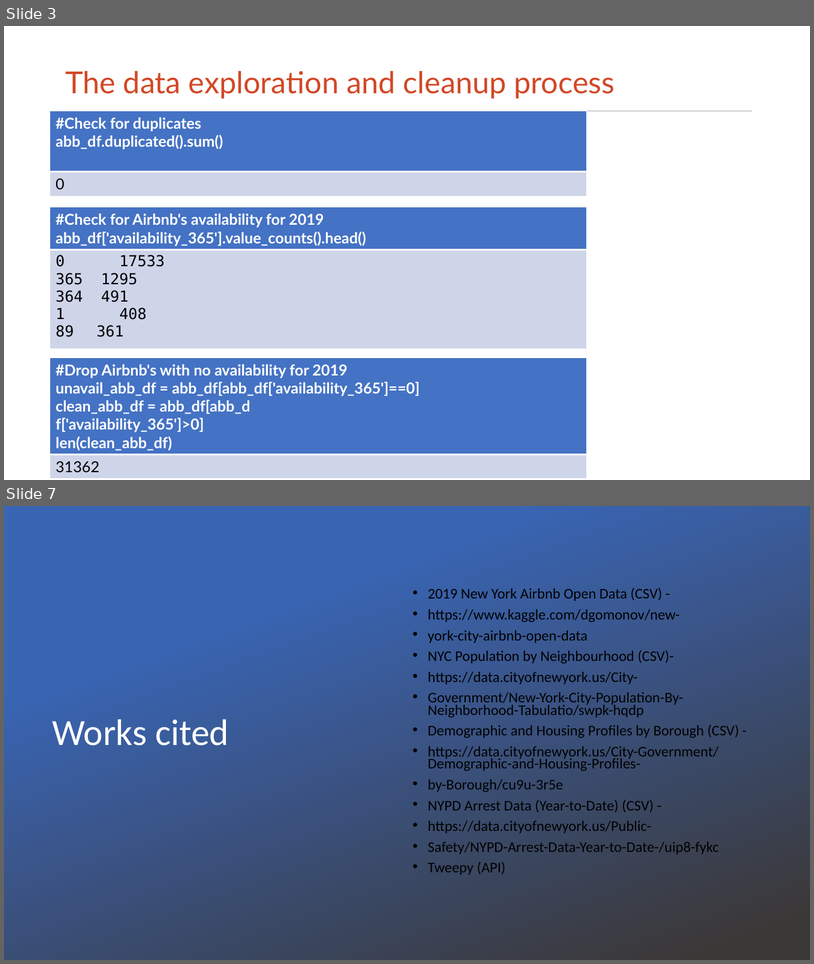
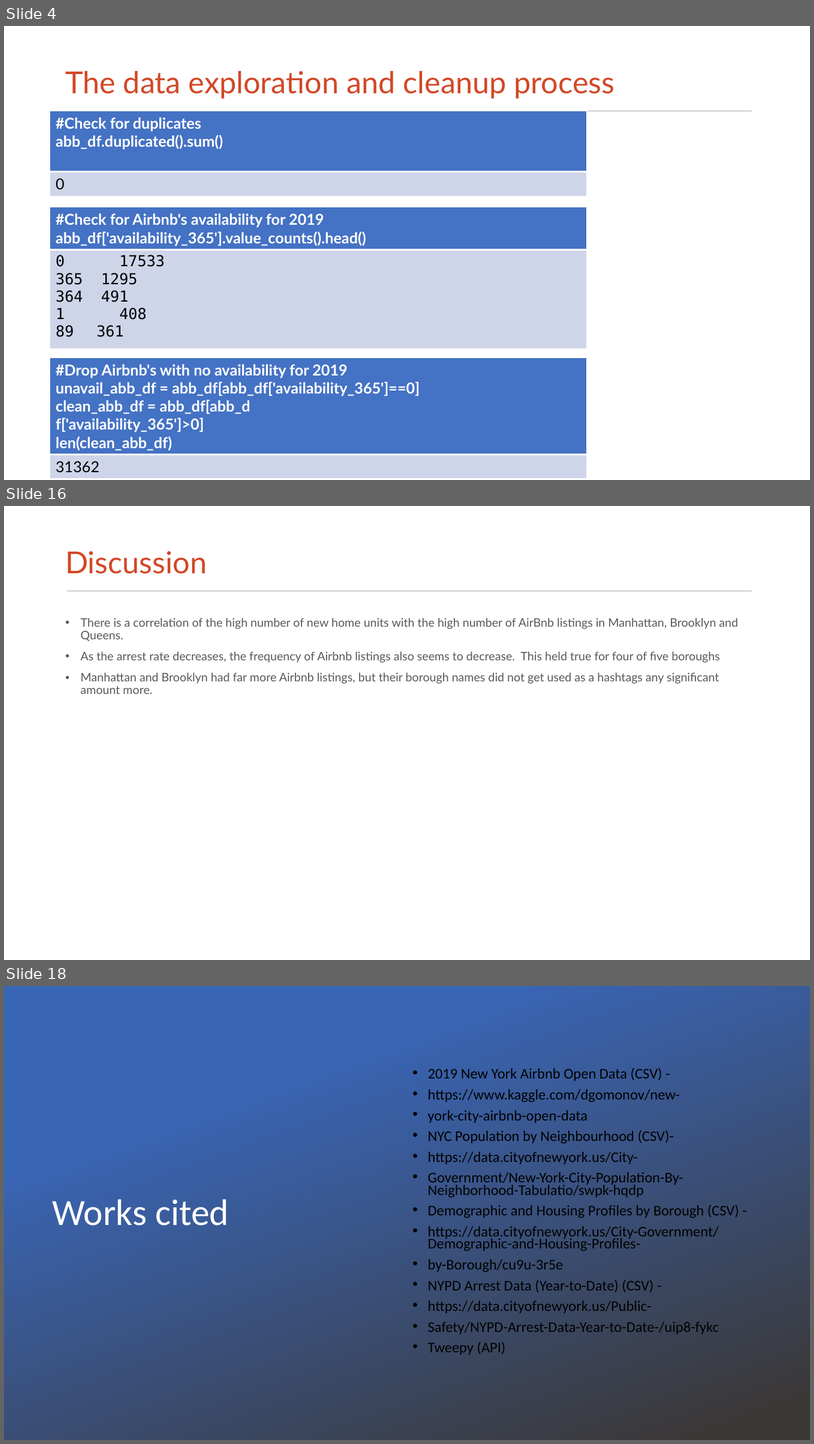
Before and after one commit to hayden4davey/Project1-Group2, a slide deck: Airbnb PPT.pptx. Shown one above the other, each under a label of ours: slides 3 and 7 before the commit, slides 4, 16 and 18 after it; the slides between them are not shown. The pictures are 814x964 and 814x1444 pixels, drawn with LibreOffice and Linux fonts; fonts in the diff are those of the drawing; background and template pictures are left out. Boxes give left, top, right and bottom in pixels: in the first picture for what was removed or moved away, otherwise in the second. Text is boxed around its words. In the diff, an @@ line names an element or a change of style, - is before the commit and + after.

```diff
--- a/Airbnb PPT.pptx
+++ b/Airbnb PPT.pptx
@@ slide 16 added at (x1=4, y1=506, x2=810, y2=960), background #FFFFFF; not listed: 1 template element that a slide beside it also shows @@
@@ title added at (x1=65, y1=551, x2=207, y2=574), 36 pt, text #D24726 @@
+Discussion
@@ text added at (x1=81, y1=618, x2=738, y2=694), 14 pt, text #595959 @@
+• There is a correlation of the high number of new home units with the high number of AirBnb listings in Manhattan, Brooklyn and Queens.
+• As the arrest rate decreases, the frequency of Airbnb listings also seems to decrease. This held true for four of five boroughs
+• Manhattan and Brooklyn had far more Airbnb listings, but their borough names did not get used as a hashtags any significant amount more.
@@ what was slide 3 is now slide 4 @@
@@ what was slide 7 is now slide 18 @@
```
Also in this commit, not shown: 2 slides changed, 11 other slides added, 1 slide removed, 2 other files.
